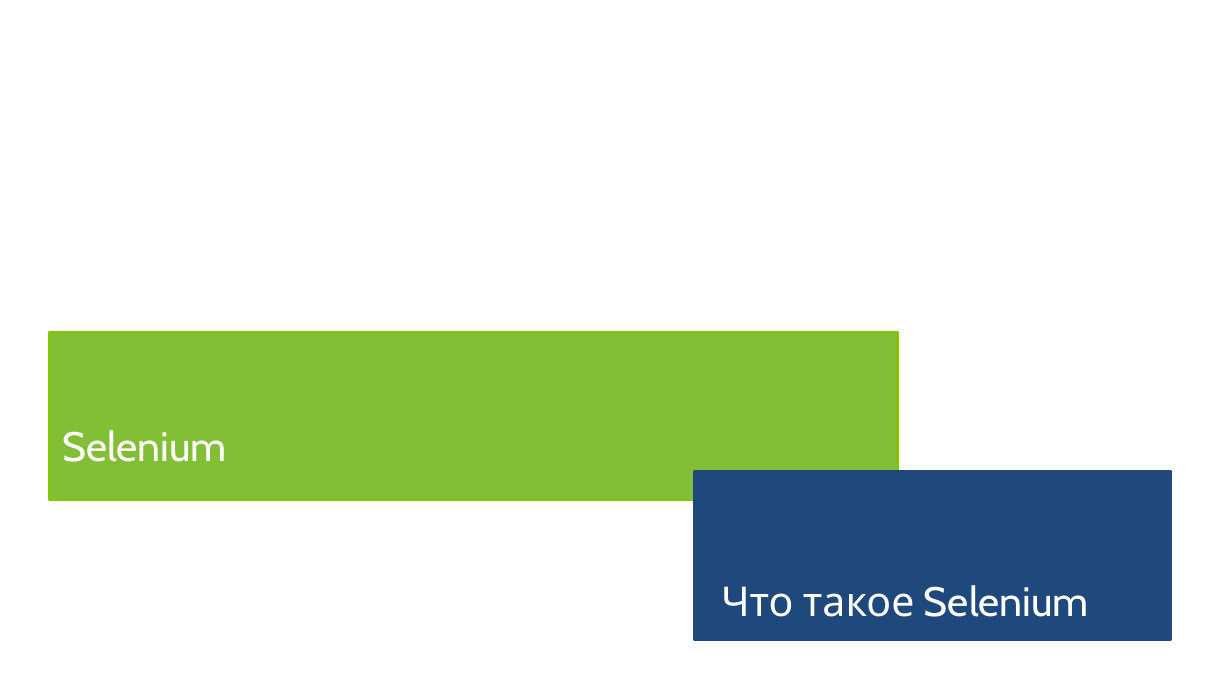
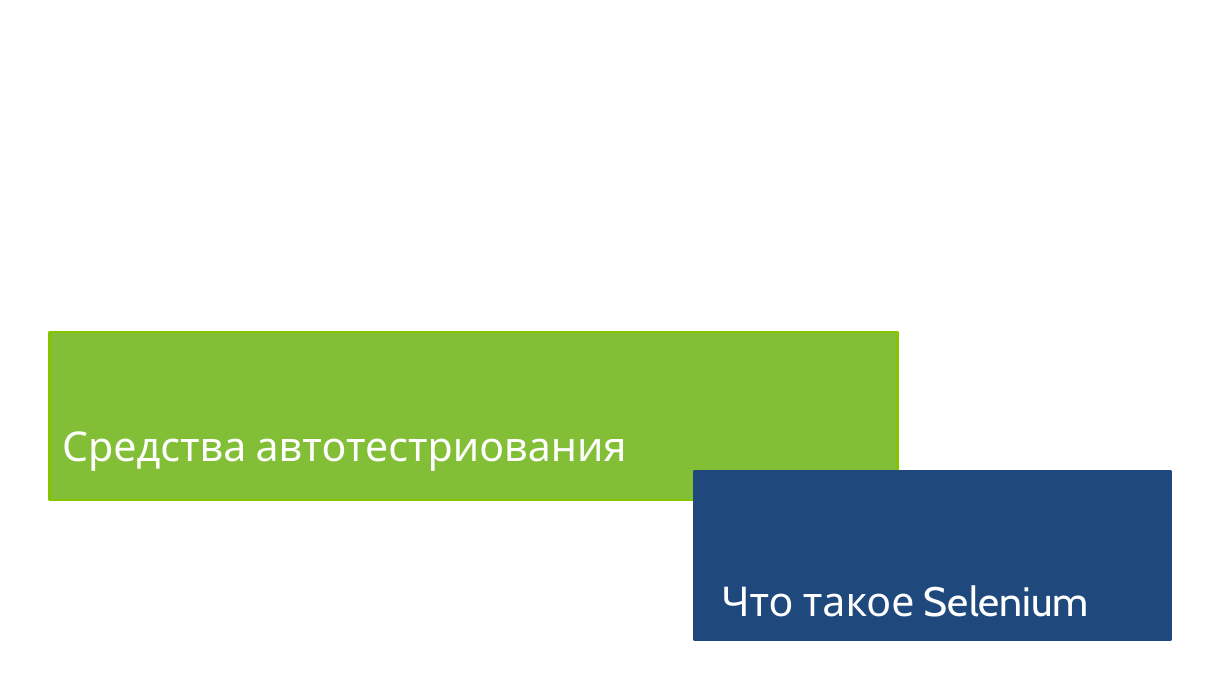
Before and after one commit to maxchv/selenium, a slide deck: slide 8 of openlesson/selenium.pptx (slide 2 before the commit). Drawn at 1232x693 pixels with LibreOffice and Linux fonts; fonts in the diff are those of the drawing. Boxes give left, top, right and bottom in pixels: in the first picture for what was removed or moved away, otherwise in the second. Text is boxed around its words. In the diff, an @@ line names an element or a change of style, - is before the commit and + after.

```diff
--- a/openlesson/selenium.pptx
+++ b/openlesson/selenium.pptx
@@ text at box(62, 431, 627, 471): text changed @@
-Selenium
+Средства автотестриования
```
Also in this commit, not shown: 2 other slides changed, 9 slides added, 1 other file.
